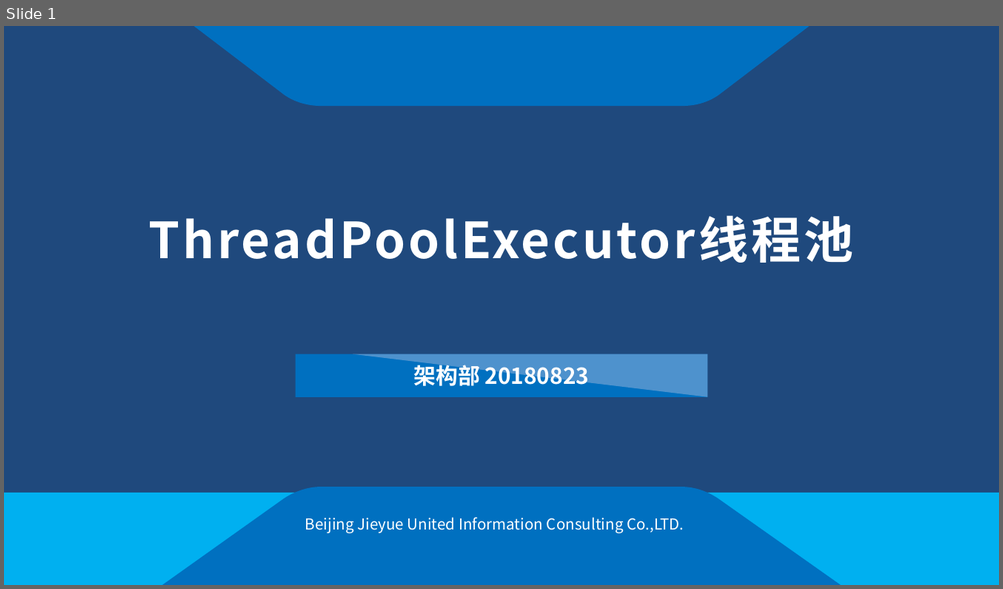
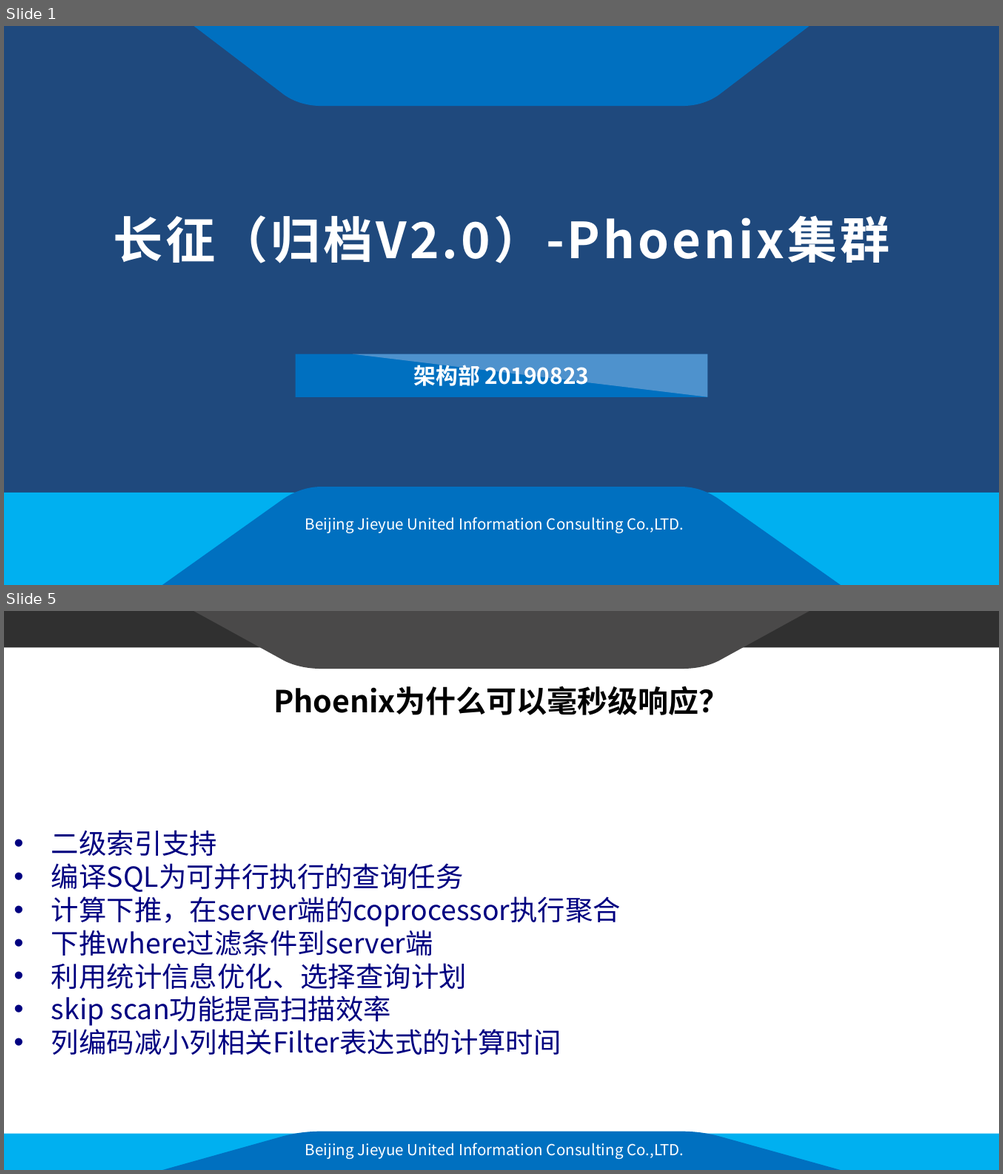
Before and after one commit to franparsunland/documents, a slide deck: 长征-Phoenix集群.pptx. Shown one above the other, each under a label of ours: slide 1 before the commit, slides 1 and 5 after it; the slides between them are not shown. The pictures are 1003x589 and 1003x1174 pixels, drawn with LibreOffice and Linux fonts; fonts in the diff are those of the drawing; background and template pictures are left out. Boxes give left, top, right and bottom in pixels: in the first picture for what was removed or moved away, otherwise in the second. Text is boxed around its words. In the diff, an @@ line names an element or a change of style, - is before the commit and + after.

```diff
--- a/长征-Phoenix集群.pptx
+++ b/长征-Phoenix集群.pptx
@@ slide 5 added at (x1=4, y1=611, x2=999, y2=1170), background #FFFFFF; not listed: 4 template elements that a slide beside it also shows @@
@@ title added at (x1=273, y1=686, x2=729, y2=715), 22 pt, text #000000, bold @@
+Phoenix为什么可以毫秒级响应？
@@ text added at (x1=51, y1=830, x2=620, y2=1055), 20 pt, text #000080 @@
+• 二级索引支持
+• 编译SQL为可并行执行的查询任务
+• 计算下推，在server端的coprocessor执行聚合
+• 下推where过滤条件到server端
+• 利用统计信息优化、选择查询计划
+• skip scan功能提高扫描效率
+• 列编码减小列相关Filter表达式的计算时间
@@ text added at (x1=305, y1=1143, x2=683, y2=1159), 11 pt, text #FFFFFF @@
+Beijing Jieyue United Information Consulting Co.,LTD.
@@ slide 1 changed as well @@
@@ title at (x1=113, y1=215, x2=890, y2=264): text changed @@
-ThreadPoolExecutor线程池
+长征（归档V2.0）-Phoenix集群
@@ text at (x1=414, y1=362, x2=589, y2=390): text changed @@
-架构部 20180823
+架构部 20190823
```
Also in this commit, not shown: 13 other slides added, 23 slides removed.
